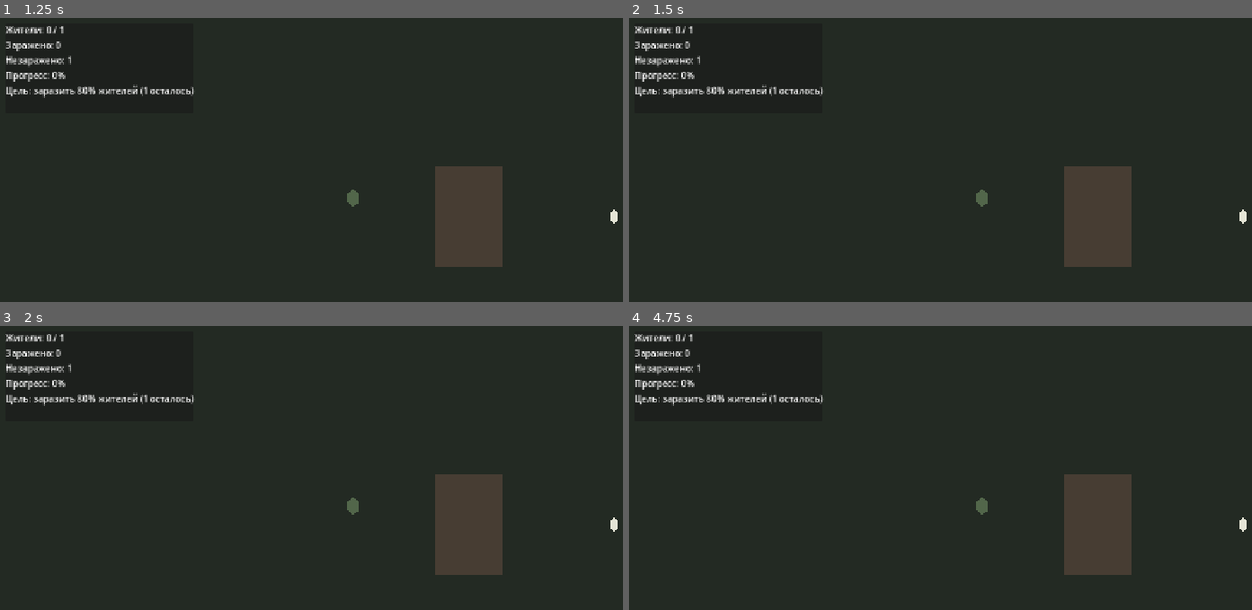
Above: before the commit, frames 1-4 (two rows, left to right).
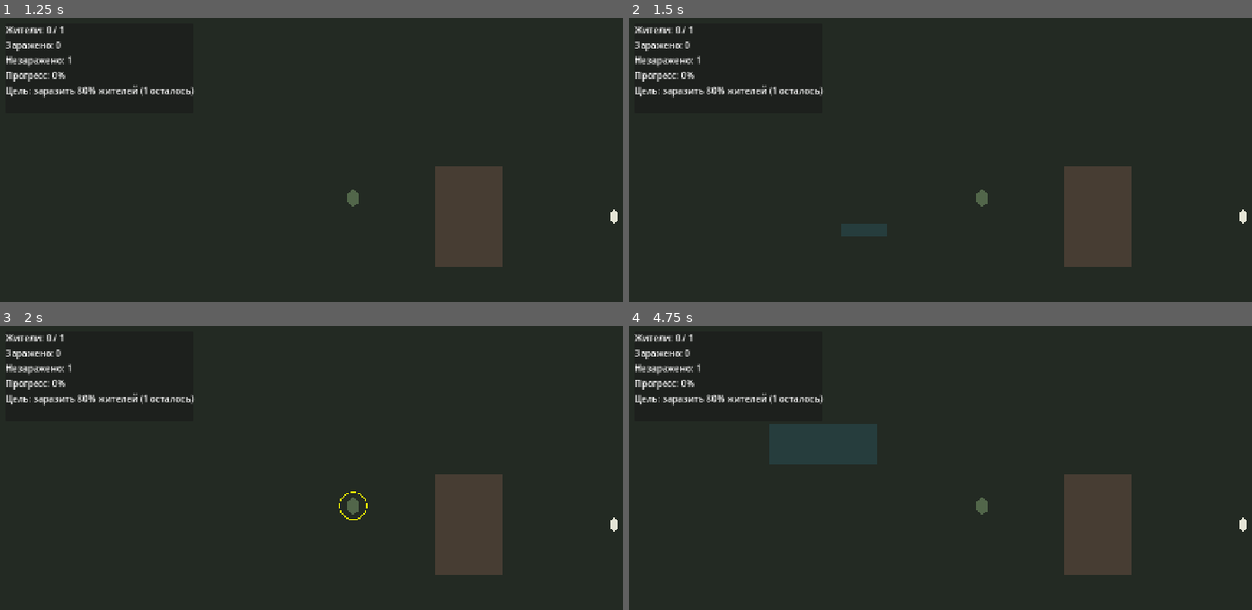
Above: after the commit, the same moments.

Repository: tivel47-ai/i-m-a-monster
Game: Godot game, scene res://scenes/main.tscn
Two runs of this game, one before a commit and one after it. Both use one fixed random seed, a clock stepped at 60 frames per second and the inputs below.
Inputs (mouse positions are in pixels of both pictures, inside the frame that each line leads up to):
- Up to frame 1 (1.25 s): tap Enter at 0.5 s; move the mouse to (517, 196) at 0.52 s; click (517, 196) at 0.67 s
- Up to frame 2 (1.5 s): tap Space at 1.25 s; drag from (840, 236) to (984, 196) at 1.27 s
- Up to frame 3 (2 s): no input
- Up to frame 4 (4.75 s): move the mouse to (1058, 436) at 2.02 s; click (1058, 436) at 2.17 s; tap Enter at 2.75 s; drag from (946, 604) to (984, 504) at 2.77 s; move the mouse to (1202, 584) at 3.52 s; click (1202, 584) at 3.67 s; tap Space at 4.25 s; drag from (772, 465) to (878, 422) at 4.27 s

Frame 1 is identical in both runs. In frame 2, 0.3% of the frame differs, in the area x 34-42%, y 72-77%; in frame 3, less than 0.1%; in frame 4, 2.5%, in the area x 22-40%, y 34-49%.

Commit message:
Marquee Selection

Diff:
--- a/scenes/test_map.tscn
+++ b/scenes/test_map.tscn
@@ -12,6 +12,14 @@
 polygons = Array[PackedInt32Array]([PackedInt32Array(0, 1, 2, 3), PackedInt32Array(4, 1, 0, 5), PackedInt32Array(6, 4, 5, 7), PackedInt32Array(3, 2, 6, 7)])
 outlines = Array[PackedVector2Array]([PackedVector2Array(24, 24, 1256, 24, 1256, 696, 24, 696), PackedVector2Array(760, 250, 760, 470, 920, 470, 920, 250)])
 agent_radius = 12.0
+
+[sub_resource type="StyleBoxFlat" id="StyleBoxFlat_selection"]
+bg_color = Color(0.25, 0.8, 1, 0.12)
+border_width_left = 1
+border_width_top = 1
+border_width_right = 1
+border_width_bottom = 1
+border_color = Color(0.45, 0.85, 1, 0.95)
 
 [node name="test_map" type="Node2D" unique_id=574965085]
 script = ExtResource("1_map")
@@ -79,3 +87,8 @@
 [node name="Status" type="Label" parent="CanvasLayer/MissionPanel/MissionInfo"]
 mouse_filter = 2
 text = "Цель: заразить 80% жителей"
+
+[node name="SelectionRect" type="Panel" parent="CanvasLayer"]
+visible = false
+mouse_filter = 2
+theme_override_styles/panel = SubResource("StyleBoxFlat_selection")
--- a/scenes/zombie.tscn
+++ b/scenes/zombie.tscn
@@ -11,7 +11,7 @@
 [sub_resource type="CircleShape2D" id="CircleShape2D_aggro"]
 radius = 250.0
 
-[node name="Zombie" type="CharacterBody2D" unique_id=1210245640]
+[node name="Zombie" type="CharacterBody2D" unique_id=1210245640 groups=["player_units"]]
 collision_layer = 2
 collision_mask = 9
 motion_mode = 1
--- a/scripts/test_map.gd
+++ b/scripts/test_map.gd
@@ -1,6 +1,8 @@
 extends Node2D
 
 const TARGET_PERCENT := 80
+const SELECTION_DRAG_THRESHOLD := 8.0
+const PLAYER_SELECTION_LAYER := 4
 
 enum MissionState {
 	ACTIVE,
@@ -11,12 +13,17 @@
 var total_residents: int = 0
 var infected_residents: int = 0
 var mission_state: MissionState = MissionState.ACTIVE
+var selection_in_progress: bool = false
+var marquee_active: bool = false
+var selection_start_screen: Vector2
+var selection_current_screen: Vector2
 
 @onready var residents_label: Label = $CanvasLayer/MissionPanel/MissionInfo/Residents
 @onready var infected_label: Label = $CanvasLayer/MissionPanel/MissionInfo/Infected
 @onready var uninfected_label: Label = $CanvasLayer/MissionPanel/MissionInfo/Uninfected
 @onready var progress_label: Label = $CanvasLayer/MissionPanel/MissionInfo/Progress
 @onready var status_label: Label = $CanvasLayer/MissionPanel/MissionInfo/Status
+@onready var selection_rect: Panel = $CanvasLayer/SelectionRect
 
 
 func _ready() -> void:
@@ -34,6 +41,127 @@
 
 	total_residents = villagers.size()
 	_refresh_mission_progress()
+
+
+func _input(event: InputEvent) -> void:
+	if event is InputEventMouseButton and event.button_index == MOUSE_BUTTON_LEFT:
+		if event.pressed:
+			selection_in_progress = true
+			marquee_active = false
+			selection_start_screen = event.position
+			selection_current_screen = event.position
+			selection_rect.hide()
+		elif selection_in_progress:
+			selection_current_screen = event.position
+			_update_marquee_state()
+			if marquee_active:
+				call_deferred(
+					"_select_units_in_marquee",
+					selection_start_screen,
+					selection_current_screen
+				)
+			else:
+				call_deferred("_select_unit_at_screen_position", selection_current_screen)
+
+			selection_in_progress = false
+			marquee_active = false
+			selection_rect.hide()
+	elif event is InputEventMouseMotion and selection_in_progress:
+		selection_current_screen = event.position
+		_update_marquee_state()
+
+func _update_marquee_state() -> void:
+	if not marquee_active:
+		marquee_active = (
+			selection_start_screen.distance_to(selection_current_screen)
+			> SELECTION_DRAG_THRESHOLD
+		)
+
+	if not marquee_active:
+		return
+
+	var top_left := Vector2(
+		minf(selection_start_screen.x, selection_current_screen.x),
+		minf(selection_start_screen.y, selection_current_screen.y)
+	)
+	var bottom_right := Vector2(
+		maxf(selection_start_screen.x, selection_current_screen.x),
+		maxf(selection_start_screen.y, selection_current_screen.y)
+	)
+	selection_rect.position = top_left
+	selection_rect.size = bottom_right - top_left
+	selection_rect.show()
+
+
+func _select_unit_at_screen_position(screen_position: Vector2) -> void:
+	var query := PhysicsPointQueryParameters2D.new()
+	query.position = _screen_to_world(screen_position)
+	query.collision_mask = PLAYER_SELECTION_LAYER
+	query.collide_with_areas = true
+	query.collide_with_bodies = false
+
+	var selected_units: Array[Node] = []
+	for result in get_world_2d().direct_space_state.intersect_point(query):
+		var unit := _get_player_unit(result["collider"])
+		if unit != null:
+			selected_units.append(unit)
+			break
+
+	_apply_selection(selected_units)
+
+
+func _select_units_in_marquee(start_screen: Vector2, end_screen: Vector2) -> void:
+	var world_corners := PackedVector2Array([
+		_screen_to_world(start_screen),
+		_screen_to_world(Vector2(end_screen.x, start_screen.y)),
+		_screen_to_world(end_screen),
+		_screen_to_world(Vector2(start_screen.x, end_screen.y)),
+	])
+	var world_center := Vector2.ZERO
+	for corner in world_corners:
+		world_center += corner
+	world_center /= world_corners.size()
+
+	var selection_shape := ConvexPolygonShape2D.new()
+	var local_corners := PackedVector2Array()
+	for corner in world_corners:
+		local_corners.append(corner - world_center)
+	selection_shape.points = Geometry2D.convex_hull(local_corners)
+
+	var query := PhysicsShapeQueryParameters2D.new()
+	query.shape = selection_shape
+	query.transform = Transform2D(0.0, world_center)
+	query.collision_mask = PLAYER_SELECTION_LAYER
+	query.collide_with_areas = true
+	query.collide_with_bodies = false
+
+	var selected_units: Array[Node] = []
+	for result in get_world_2d().direct_space_state.intersect_shape(query, 1024):
+		var unit := _get_player_unit(result["collider"])
+		if unit != null and not selected_units.has(unit):
+			selected_units.append(unit)
+
+	_apply_selection(selected_units)
+
+
+func _screen_to_world(screen_position: Vector2) -> Vector2:
+	return get_viewport().get_canvas_transform().affine_inverse() * screen_position
+
+
+func _get_player_unit(collider: Object) -> Node:
+	if not collider is Node:
+		return null
+
+	var candidate := collider as Node
+	while candidate != null and not candidate.is_in_group("player_units"):
+		candidate = candidate.get_parent()
+	return candidate
+
+
+func _apply_selection(selected_units: Array[Node]) -> void:
+	for unit in get_tree().get_nodes_in_group("player_units"):
+		if unit.has_method("set_selected"):
+			unit.call("set_selected", selected_units.has(unit))
 
 
 func _on_resident_converted(resident: Node) -> void:
--- a/scripts/zombie.gd
+++ b/scripts/zombie.gd
@@ -13,7 +13,6 @@
 var aggro_target: Node2D
 var aggro_candidates: Array[Node2D] = []
 
-@onready var input_area: Area2D = $Area2D
 @onready var zombie_visual: Polygon2D = $Polygon2D
 @onready var navigation_agent: NavigationAgent2D = $NavigationAgent2D
 
@@ -21,19 +20,6 @@
 func set_selected(value: bool) -> void:
 	is_selected = value
 	queue_redraw()
-
-
-func _is_mouse_over_zombie() -> bool:
-	var query := PhysicsPointQueryParameters2D.new()
-	query.position = get_global_mouse_position()
-	query.collision_mask = input_area.collision_layer
-	query.collide_with_areas = true
-	query.collide_with_bodies = false
-
-	for result in get_world_2d().direct_space_state.intersect_point(query):
-		if result["collider"] == input_area:
-			return true
-	return false
 
 
 func _draw() -> void:
@@ -67,18 +53,20 @@
 
 
 func _unhandled_input(event: InputEvent) -> void:
-	if event is InputEventMouseButton:
-		if event.button_index == MOUSE_BUTTON_LEFT and event.pressed:
-			set_selected(_is_mouse_over_zombie())
-		elif is_selected and event.button_index == MOUSE_BUTTON_RIGHT and event.pressed:
-			if aggro_target != null and aggro_target.has_method("cancel_encounter"):
-				aggro_target.call("cancel_encounter")
-			aggro_target = null
-			target_position = get_global_mouse_position()
-			has_player_order = true
-			has_target = true
-			navigation_agent.target_position = target_position
-			queue_redraw()
+	if (
+		event is InputEventMouseButton
+		and event.button_index == MOUSE_BUTTON_RIGHT
+		and event.pressed
+		and is_selected
+	):
+		if aggro_target != null and aggro_target.has_method("cancel_encounter"):
+			aggro_target.call("cancel_encounter")
+		aggro_target = null
+		target_position = get_global_mouse_position()
+		has_player_order = true
+		has_target = true
+		navigation_agent.target_position = target_position
+		queue_redraw()
 
 
 func _on_aggro_area_body_entered(body: Node2D) -> void:
Not shown, changed: docs/game_design.md
Not shown, changed: docs/technical_design.md
